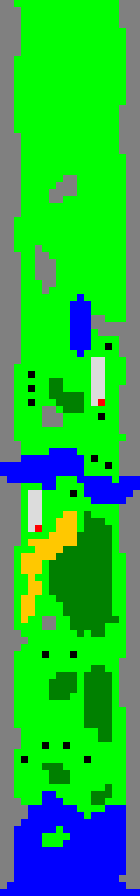
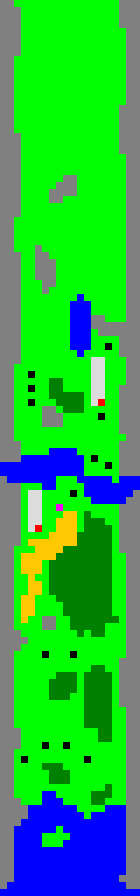
Layered file, before and after one edit (140x896). Changes by layer:
painted on "enemies" over [56, 504, 63, 511]
